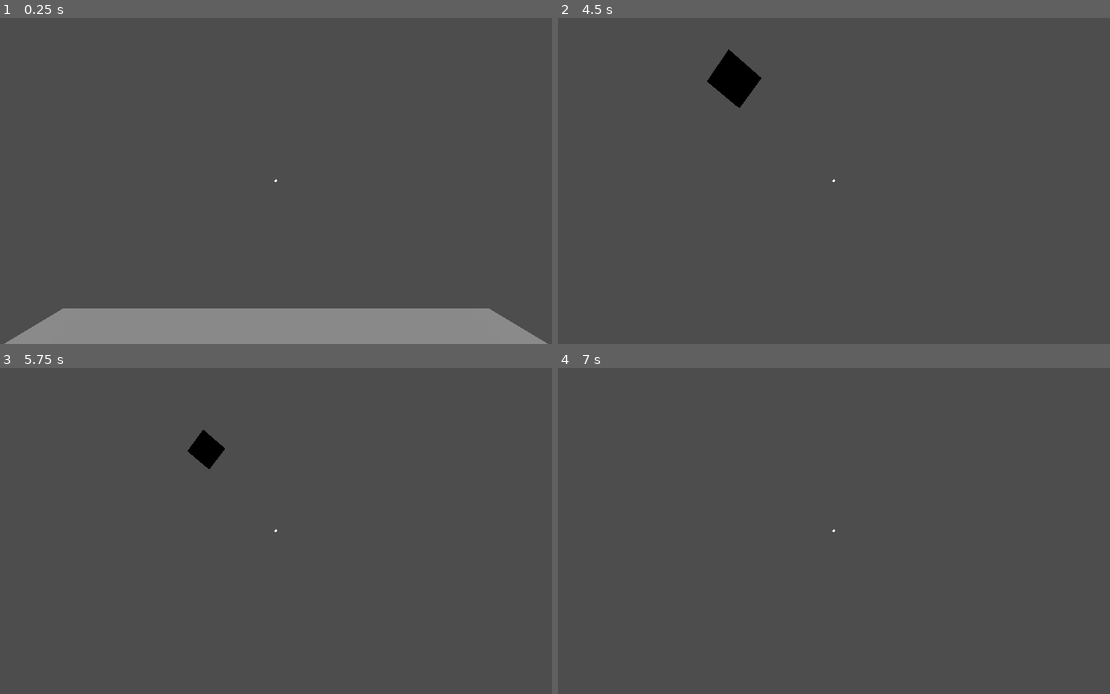
Above: before the commit, frames 1-4 (two rows, left to right).
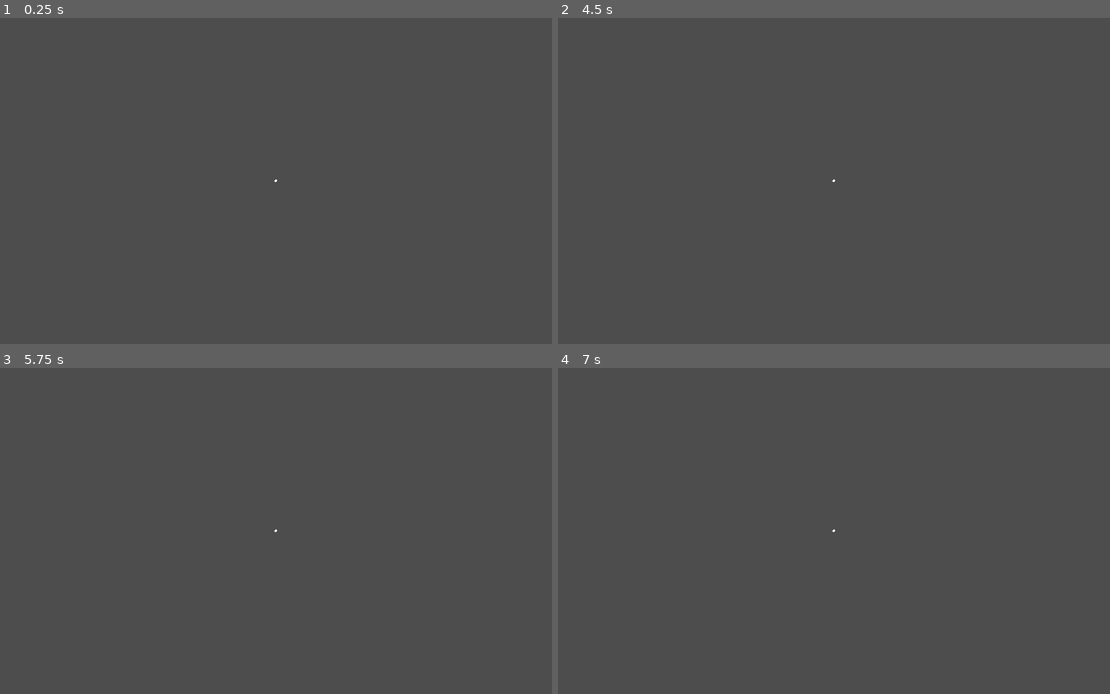
Above: after the commit, the same moments.

Repository: derpen/GodotAudioAndLightingTest
Game: Godot game, scene res://scenes/main_game.tscn
The game is run twice, just before and just after one commit, with the same random seed, the same clock (stepped at 60 frames per second) and the same inputs.
Inputs (mouse positions are in pixels of both pictures, inside the frame that each line leads up to):
- Up to frame 1 (0.25 s): no input
- Up to frame 2 (4.5 s): tap Enter at 0.5, 2, 3.5 s; move the mouse to (867, 181) at 0.52 s; hold W (move_forward) 0.53-2.03 s; click (867, 181) at 0.6 s; tap Space at 1.25, 2.75, 4.25 s; move the mouse to (806, 181) at 1.27 s; tap Q at 1.35, 2.85, 4.35 s; move the mouse to (894, 109) at 2.02 s; hold D (move_right) 2.03-2.78 s; click (894, 109) at 2.1 s; move the mouse to (806, 246) at 2.77 s; hold W (move_forward) from 2.78 s (still down); move the mouse to (878, 184) at 3.52 s; click (878, 184) at 3.6 s; move the mouse to (789, 177) at 4.27 s
- Up to frame 3 (5.75 s): move the mouse to (303, 531) at 5.02 s; release W (move_forward) at 5.03 s; hold S (move_backward) from 5.03 s (still down); click (303, 531) at 5.1 s
- Up to frame 4 (7 s): move the mouse to (745, 449) at 5.77 s; release S (move_backward) at 5.78 s; hold D (move_right) 5.78-6.53 s; tap Q at 5.85 s; move the mouse to (867, 531) at 6.52 s; hold W (move_forward) from 6.53 s (still down); click (867, 531) at 6.6 s

The runs differ from the first frame. In frame 1, 9.6% of the frame differs, in the area x 0-100%, y 89-100%; in frame 2, 0.9%; in frame 3, 0.4%; in frame 4, nothing differs.

Commit message:
Getting some free models

Diff:
--- a/scenes/audio/outdoor_playground.tscn
+++ /dev/null
@@ -1,3 +0,0 @@
-[gd_scene format=3 uid="uid://d4j6oeaq4xoi"]
-
-[node name="OutdoorPlayground" type="Node3D"]
--- /dev/null
+++ b/scenes/indoor_conference_scene.tscn
@@ -0,0 +1,16 @@
+[gd_scene load_steps=3 format=3 uid="uid://c6no73i2iwaac"]
+
+[ext_resource type="PackedScene" uid="uid://b4emdq25js6x7" path="res://assets/models/conference/conference-resized.blend" id="1_8vwag"]
+
+[sub_resource type="WorldBoundaryShape3D" id="WorldBoundaryShape3D_8vwag"]
+
+[node name="IndoorConferenceScene" type="Node3D"]
+
+[node name="conference-resized" parent="." instance=ExtResource("1_8vwag")]
+
+[node name="StaticBody3D" type="StaticBody3D" parent="."]
+
+[node name="CollisionShape3D" type="CollisionShape3D" parent="StaticBody3D"]
+transform = Transform3D(1, 0, 0, 0, 1, 0, 0, 0, 1, -0.0241928, 0.0100765, 0.0271111)
+shape = SubResource("WorldBoundaryShape3D_8vwag")
+debug_fill = false
--- /dev/null
+++ b/scenes/indoor_fireplace_scene.tscn
@@ -0,0 +1,18 @@
+[gd_scene load_steps=3 format=3 uid="uid://boso1moy68wiw"]
+
+[ext_resource type="ArrayMesh" uid="uid://uvtnf88n4kg4" path="res://assets/models/fireplace_room/fireplace_room.obj" id="1_nyfcm"]
+
+[sub_resource type="WorldBoundaryShape3D" id="WorldBoundaryShape3D_8vwag"]
+
+[node name="IndoorFireplaceScene" type="Node3D"]
+
+[node name="StaticBody3D" type="StaticBody3D" parent="."]
+
+[node name="CollisionShape3D" type="CollisionShape3D" parent="StaticBody3D"]
+transform = Transform3D(1, 0, 0, 0, 1, 0, 0, 0, 1, -0.0241928, 0.0100765, 0.0271111)
+shape = SubResource("WorldBoundaryShape3D_8vwag")
+debug_fill = false
+
+[node name="FireplaceRoom" type="MeshInstance3D" parent="."]
+transform = Transform3D(1, 0, 0, 0, 1, 0, 0, 0, 1, -2.82323, -4.76837e-07, 2.09288)
+mesh = ExtResource("1_nyfcm")
--- /dev/null
+++ b/scenes/indoor_living_scene.tscn
@@ -0,0 +1,18 @@
+[gd_scene load_steps=3 format=3 uid="uid://dt0xft8f5b10t"]
+
+[ext_resource type="ArrayMesh" uid="uid://dtoy8wh21knp5" path="res://assets/models/living_room/living_room.obj" id="1_5cs5n"]
+
+[sub_resource type="WorldBoundaryShape3D" id="WorldBoundaryShape3D_8vwag"]
+
+[node name="IndoorLivingScene" type="Node3D"]
+
+[node name="StaticBody3D" type="StaticBody3D" parent="."]
+
+[node name="CollisionShape3D" type="CollisionShape3D" parent="StaticBody3D"]
+transform = Transform3D(1, 0, 0, 0, 1, 0, 0, 0, 1, -0.0241928, 0.0100765, 0.0271111)
+shape = SubResource("WorldBoundaryShape3D_8vwag")
+debug_fill = false
+
+[node name="LivingRoom" type="MeshInstance3D" parent="."]
+transform = Transform3D(1, 0, 0, 0, 1, 0, 0, 0, 1, 0, 0, -5.72257)
+mesh = ExtResource("1_5cs5n")
--- /dev/null
+++ b/scenes/indoor_sibenik_scene.tscn
@@ -0,0 +1,16 @@
+[gd_scene load_steps=3 format=3 uid="uid://d0eq84rksyhxg"]
+
+[ext_resource type="PackedScene" uid="uid://gnukdfhpsyt8" path="res://assets/models/sibenik/sibenik-readjusted.blend" id="1_r3hrv"]
+
+[sub_resource type="WorldBoundaryShape3D" id="WorldBoundaryShape3D_8vwag"]
+
+[node name="IndoorLivingScene" type="Node3D"]
+
+[node name="StaticBody3D" type="StaticBody3D" parent="."]
+
+[node name="CollisionShape3D" type="CollisionShape3D" parent="StaticBody3D"]
+transform = Transform3D(1, 0, 0, 0, 1, 0, 0, 0, 1, -0.0241928, 0.0100765, 0.0271111)
+shape = SubResource("WorldBoundaryShape3D_8vwag")
+debug_fill = false
+
+[node name="sibenik-readjusted" parent="." instance=ExtResource("1_r3hrv")]
--- a/scenes/lighting/indoor_scene.tscn
+++ /dev/null
@@ -1,14 +0,0 @@
-[gd_scene load_steps=2 format=3 uid="uid://c6no73i2iwaac"]
-
-[sub_resource type="BoxMesh" id="BoxMesh_y0byw"]
-size = Vector3(5, 0.5, 5)
-
-[node name="IndoorScene" type="Node3D"]
-
-[node name="CSGMesh3D" type="CSGMesh3D" parent="."]
-transform = Transform3D(1, 0, 0, 0, 1, 0, 0, 0, 1, 0, -0.25, 0)
-use_collision = true
-mesh = SubResource("BoxMesh_y0byw")
-
-[node name="DirectionalLight3D" type="DirectionalLight3D" parent="."]
-transform = Transform3D(1, 0, 0, 0, 0.5, 0.866025, 0, -0.866025, 0.5, 0, 8.59922, 5.79707)
--- a/scenes/main_game.tscn
+++ b/scenes/main_game.tscn
@@ -1,10 +1,10 @@
 [gd_scene load_steps=3 format=3 uid="uid://nyqb86v3vq2w"]
 
-[ext_resource type="PackedScene" uid="uid://c6no73i2iwaac" path="res://scenes/lighting/indoor_scene.tscn" id="1_s3esy"]
 [ext_resource type="PackedScene" uid="uid://eun1ujiv3phy" path="res://dialogue_system/player/Player.tscn" id="2_72e8q"]
+[ext_resource type="PackedScene" uid="uid://d0eq84rksyhxg" path="res://scenes/indoor_sibenik_scene.tscn" id="2_d2op2"]
 
 [node name="MainGame" type="Node3D"]
 
-[node name="IndoorScene" parent="." instance=ExtResource("1_s3esy")]
+[node name="Player" parent="." instance=ExtResource("2_72e8q")]
 
-[node name="Player" parent="." instance=ExtResource("2_72e8q")]
+[node name="IndoorLivingScene" parent="." instance=ExtResource("2_d2op2")]
--- /dev/null
+++ b/scenes/outdoor_scene.tscn
@@ -0,0 +1,7 @@
+[gd_scene load_steps=2 format=3 uid="uid://d4j6oeaq4xoi"]
+
+[ext_resource type="PackedScene" uid="uid://b222fbaytu8yd" path="res://assets/models/Sponza-master/sponza-resized.fbx" id="1_7y4gw"]
+
+[node name="OutdoorScene" type="Node3D"]
+
+[node name="sponza-resized" parent="." instance=ExtResource("1_7y4gw")]
